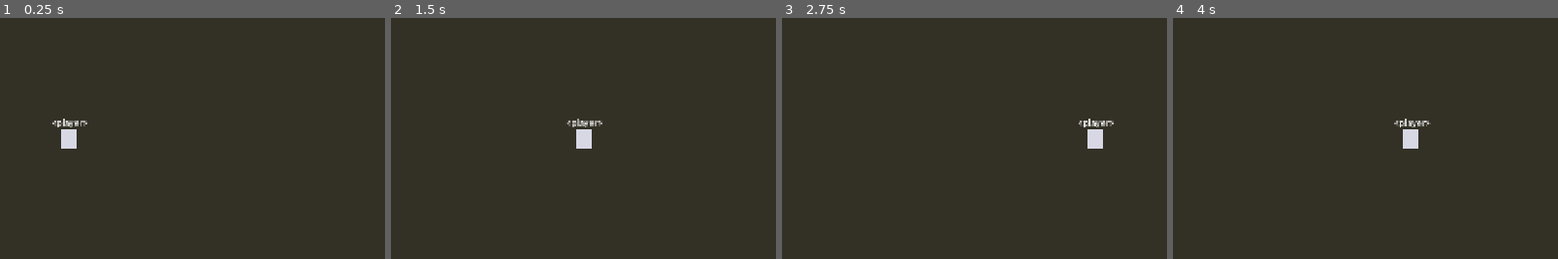
Above: before the commit, frames 1-4 (left to right).
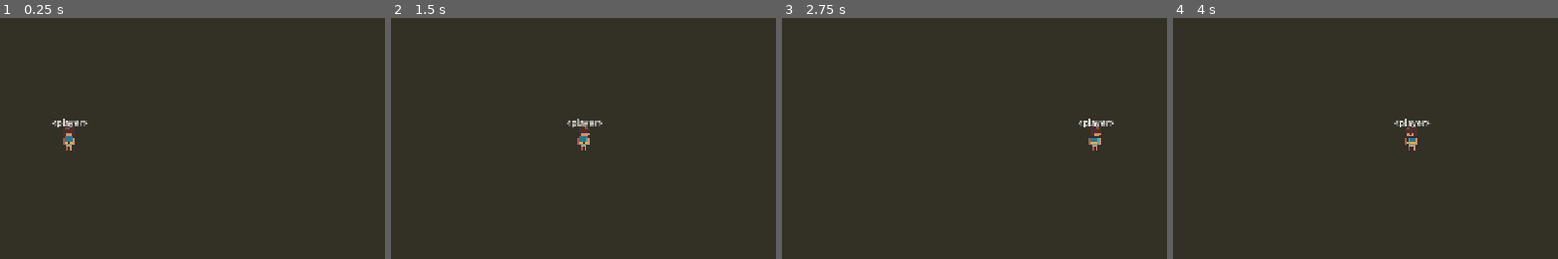
Above: after the commit, the same moments.

Repository: haowjy/living-rpg-game
Game: Godot game, scene res://game/app/main.tscn
Two runs of this game, one before a commit and one after it. Both use one fixed random seed, a clock stepped at 60 frames per second and the inputs below.
Inputs (mouse positions are % of the whole screen's width and height, from its top left):
- Up to frame 1 (0.25 s): no input
- Up to frame 2 (1.5 s): tap Enter at 0.5 s; move the mouse to (72, 45) at 0.52 s; hold D (move_right) 0.53-1.25 s; hold E (interact) 0.53-1.25 s; click (72, 45) at 0.67 s; drag from (30, 55) to (4, 50) at 1.27 s
- Up to frame 3 (2.75 s): tap Space at 2 s; move the mouse to (60, 28) at 2.02 s; hold D (move_right) from 2.03 s (still down); hold E (interact) from 2.03 s (still down)
- Up to frame 4 (4 s): release D (move_right) at 2.75 s; release E (interact) at 2.75 s; drag from (45, 70) to (39, 34) at 2.77 s; tap Enter at 3.5 s; move the mouse to (80, 65) at 3.52 s; hold A (move_left) from 3.53 s (still down); hold E (interact) from 3.53 s (still down)
The pictures show only the part of the screen within x 41-91%, y 43-93%; the shares and areas given below are measured in that part.

The runs differ from the first frame. In frame 1, 0.4% of the frame differs, in the area x 15-20%, y 44-56%; in frame 2, 0.4%; in frame 3, 0.4%; in frame 4, 0.4%.

Commit message:
Drive the player with synchronized sprite layers

Diff:
--- a/godot/game/actors/player.gd
+++ b/godot/game/actors/player.gd
@@ -9,15 +9,10 @@
 var nearby: Interactable = null
 
 @onready var _zone: Area2D = $InteractZone
+@onready var _visual: PaperDollCharacter = $PaperDollCharacter
 
 
 func _ready() -> void:
-	var visual := Polygon2D.new()
-	visual.polygon = PackedVector2Array([
-		Vector2(-14, -18), Vector2(14, -18), Vector2(14, 18), Vector2(-14, 18),
-	])
-	visual.color = Color(0.85, 0.85, 0.9)
-	add_child(visual)
 	var label := Label.new()
 	label.text = "<player>"
 	label.position = Vector2(-32, -42)
@@ -29,6 +24,7 @@
 func _physics_process(_delta: float) -> void:
 	var direction := Input.get_vector("move_left", "move_right", "move_up", "move_down")
 	velocity = direction * MOVE_SPEED
+	_visual.set_motion(direction)
 	move_and_slide()
 
 
--- a/godot/game/actors/player.tscn
+++ b/godot/game/actors/player.tscn
@@ -1,6 +1,7 @@
-[gd_scene load_steps=4 format=3]
+[gd_scene load_steps=5 format=3]
 
 [ext_resource type="Script" path="res://game/actors/player.gd" id="1"]
+[ext_resource type="PackedScene" path="res://game/actors/paper_doll_character.tscn" id="2_paper_doll"]
 
 [sub_resource type="RectangleShape2D" id="RectangleShape2D_body"]
 size = Vector2(28, 36)
@@ -11,6 +12,8 @@
 [node name="Player" type="CharacterBody2D"]
 script = ExtResource("1")
 
+[node name="PaperDollCharacter" parent="." instance=ExtResource("2_paper_doll")]
+
 [node name="Collision" type="CollisionShape2D" parent="."]
 shape = SubResource("RectangleShape2D_body")
 
--- a/godot/tests/run_tests.gd
+++ b/godot/tests/run_tests.gd
@@ -6,6 +6,7 @@
 ## Exits 0 when green, 1 when any assertion failed.
 
 const TEST_SCRIPTS: Array[String] = [
+	"res://tests/test_paper_doll.gd",
 	"res://tests/test_technique.gd",
 	"res://tests/test_damage.gd",
 	"res://tests/test_game_state.gd",
--- /dev/null
+++ b/godot/tests/test_paper_doll.gd
@@ -0,0 +1,50 @@
+extends RefCounted
+## Headless presentation checks for paper-doll direction and frame synchronization.
+
+const PAPER_DOLL_SCENE := preload("res://game/actors/paper_doll_character.tscn")
+
+
+func run(t: TestHarness) -> void:
+	t.context("paper doll")
+	var visual := PAPER_DOLL_SCENE.instantiate() as PaperDollCharacter
+	var layers := _sprite_layers(visual)
+
+	t.eq(layers.size(), 3, "scene stacks a body and two overlay layers")
+	for layer in layers:
+		t.eq(layer.texture.get_size(), Vector2(256, 256),
+				"%s uses a 4x4 sheet of 64px cells" % layer.name)
+		t.eq(layer.hframes, 4, "%s has four walk frames" % layer.name)
+		t.eq(layer.vframes, 4, "%s has four direction rows" % layer.name)
+
+	visual.set_motion(Vector2.UP)
+	_assert_synchronized(t, layers, Vector2i(0, 3), "faces up")
+	visual._process(0.125)
+	_assert_synchronized(t, layers, Vector2i(1, 3), "advances the up walk cycle")
+
+	visual.set_motion(Vector2.RIGHT)
+	_assert_synchronized(t, layers, Vector2i(1, 2), "changes direction without resetting gait")
+	visual._process(0.125)
+	_assert_synchronized(t, layers, Vector2i(2, 2), "advances the right walk cycle")
+
+	visual.set_motion(Vector2.LEFT)
+	_assert_synchronized(t, layers, Vector2i(2, 1), "faces left")
+	visual.set_motion(Vector2.DOWN)
+	_assert_synchronized(t, layers, Vector2i(2, 0), "faces down")
+
+	visual.set_motion(Vector2.ZERO)
+	_assert_synchronized(t, layers, Vector2i(0, 0), "returns to the current direction's idle frame")
+	visual.free()
+
+
+func _sprite_layers(visual: PaperDollCharacter) -> Array[Sprite2D]:
+	var layers: Array[Sprite2D] = []
+	for child in visual.get_children():
+		if child is Sprite2D:
+			layers.append(child as Sprite2D)
+	return layers
+
+
+func _assert_synchronized(t: TestHarness, layers: Array[Sprite2D],
+		expected: Vector2i, message: String) -> void:
+	for layer in layers:
+		t.eq(layer.frame_coords, expected, "%s: %s" % [message, layer.name])
Not shown, added: godot/tests/test_paper_doll.gd.uid
